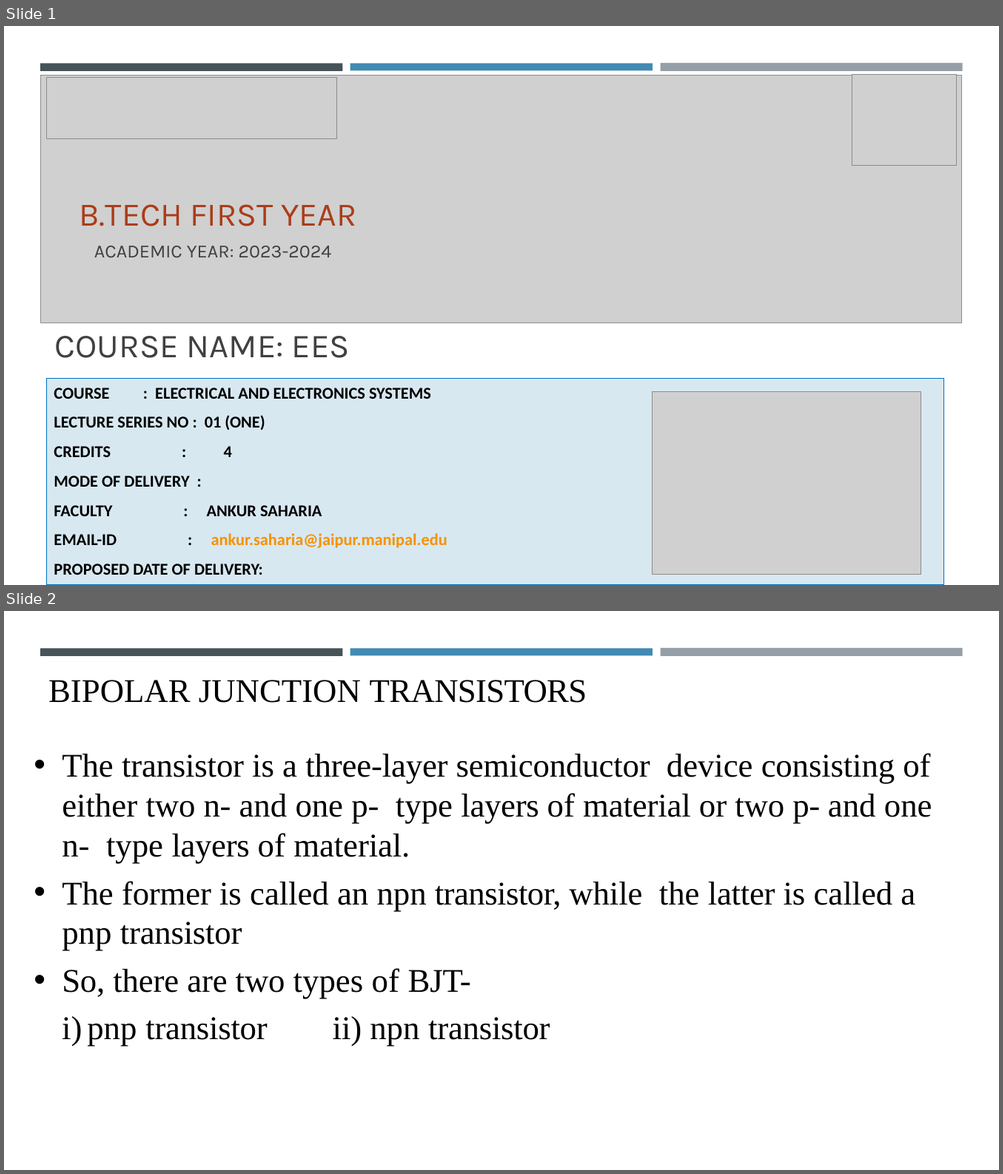
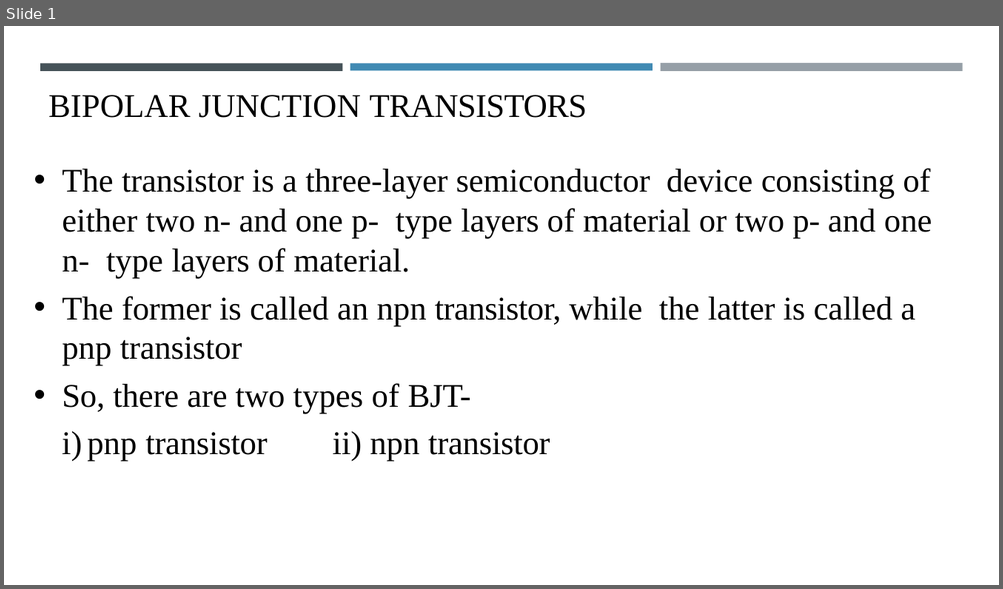
Before and after one commit to viktorexe/Chemistry-Cycle, a slide deck: EES/Lecture 20.pptx. Shown one above the other, each under a label of ours: slides 1 and 2 before the commit, slide 1 after it. The pictures are 1003x1174 and 1003x589 pixels, drawn with LibreOffice and Linux fonts; fonts in the diff are those of the drawing; grey boxes stand for pictures. Boxes give left, top, right and bottom in pixels: in the first picture for what was removed or moved away, otherwise in the second. Text is boxed around its words. In the diff, an @@ line names an element or a change of style, - is before the commit and + after.

```diff
--- a/EES/Lecture 20.pptx
+++ b/EES/Lecture 20.pptx
@@ slide 1 removed at <box>4,26,999,585</box>, background #FFFFFF @@
@@ rectangle removed at <box>4,26,999,585</box> @@
@@ rectangle removed at <box>40,63,343,70</box> @@
@@ rectangle removed at <box>350,63,652,70</box> @@
@@ rectangle removed at <box>660,63,962,72</box> @@
@@ picture removed at <box>40,76,962,323</box> @@
@@ picture removed at <box>46,78,337,138</box> @@
@@ picture removed at <box>852,75,957,166</box> @@
@@ text removed at <box>79,204,356,258</box> @@
-B.TECH FIRST YEAR
-ACADEMIC YEAR: 2023-2024
@@ title removed at <box>55,336,350,358</box> @@
-COURSE NAME: EES
@@ subtitle removed at <box>46,379,943,585</box> @@
-COURSE : ELECTRICAL AND ELECTRONICS SYSTEMS
-LECTURE SERIES NO : 01 (ONE)
-CREDITS : 4
-MODE OF DELIVERY :
-FACULTY : ANKUR SAHARIA
-EMAIL-ID : ankur.saharia@jaipur.manipal.edu
-PROPOSED DATE OF DELIVERY:
@@ picture removed at <box>652,392,920,575</box> @@
@@ what was slide 2 is now slide 1 @@
```
Also in this commit, not shown: 12 other files.
